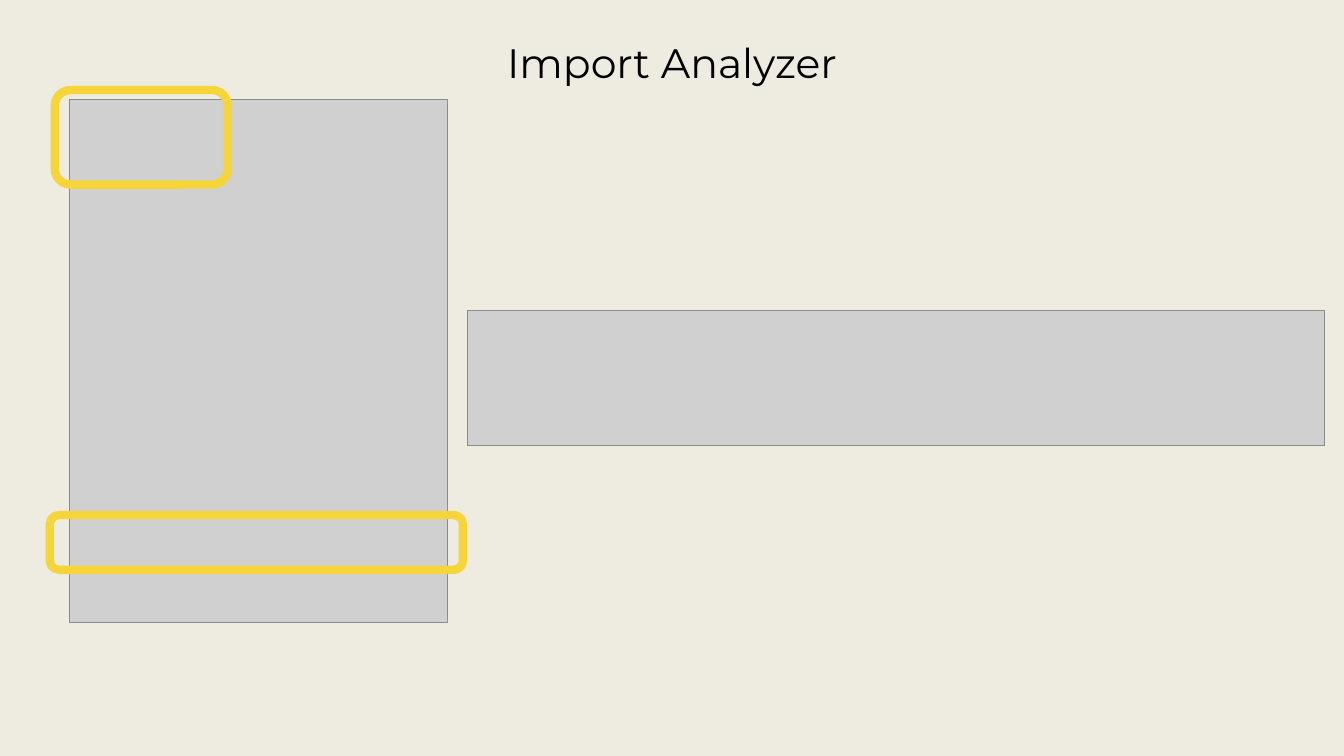
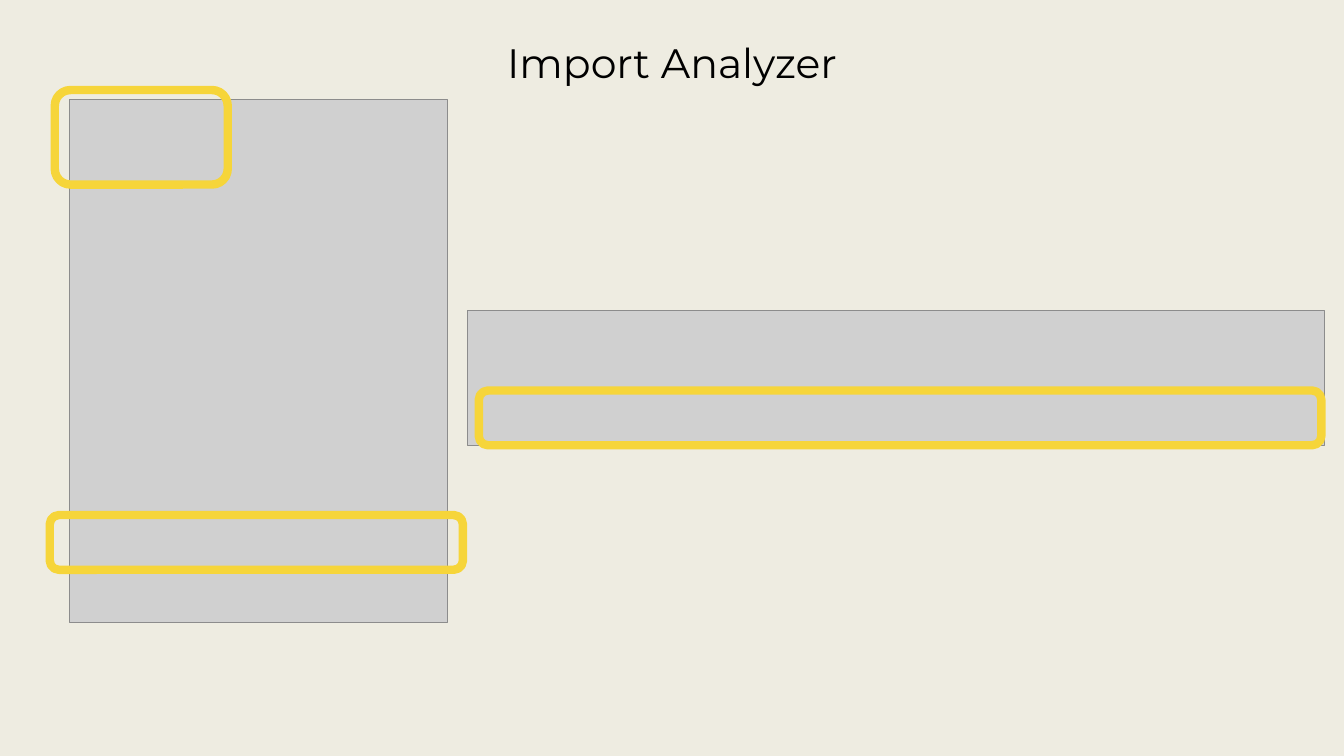
Before and after one commit to srudder16/Lifecycle_Modeling, a slide deck: slide 41 of 2025_WSRC/2026 WSRC Tutorial - 1.pptx. Drawn at 1344x756 pixels with LibreOffice and Linux fonts; fonts in the diff are those of the drawing; grey boxes stand for pictures; background and template pictures are left out. Boxes give left, top, right and bottom in pixels: in the first picture for what was removed or moved away, otherwise in the second. Text is boxed around its words. In the diff, an @@ line names an element or a change of style, - is before the commit and + after.

```diff
--- a/2025_WSRC/2026 WSRC Tutorial - 1.pptx
+++ b/2025_WSRC/2026 WSRC Tutorial - 1.pptx
@@ rounded rectangle added at [479, 390, 1322, 445], outline #F6D53A 6 pt @@
```
Also in this commit, not shown: 17 other slides changed, 1 slide added, 1 slide removed.
